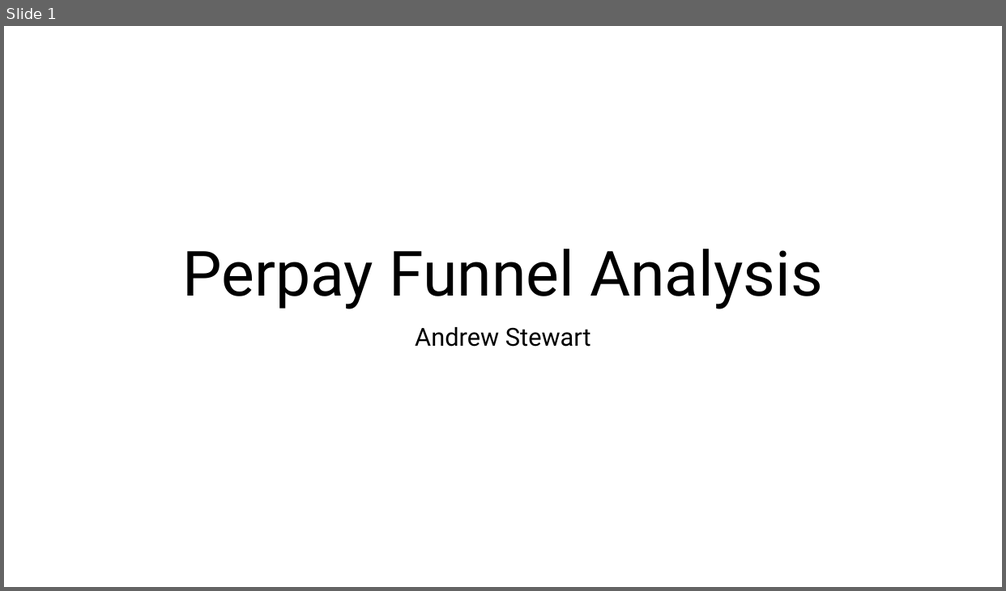
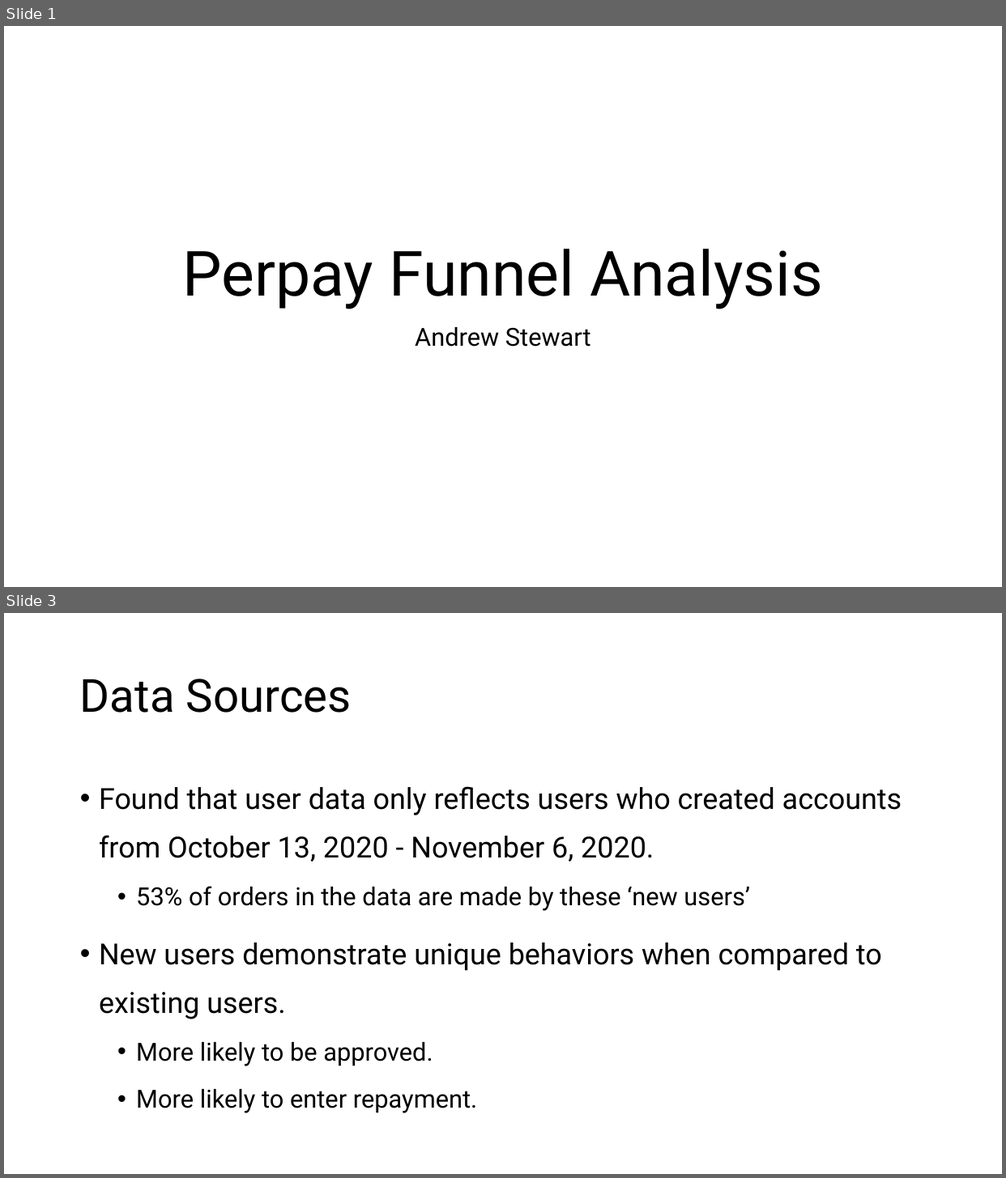
Before and after one commit to theroyalbob/perpay-final, a slide deck: Stewart-final-presentation.pptx. Shown one above the other, each under a label of ours: slide 1 before the commit, slides 1 and 3 after it; the slides between them are not shown. The pictures are 1006x591 and 1006x1178 pixels, drawn with LibreOffice and Linux fonts; fonts in the diff are those of the drawing. Boxes give left, top, right and bottom in pixels: in the first picture for what was removed or moved away, otherwise in the second. Text is boxed around its words. In the diff, an @@ line names an element or a change of style, - is before the commit and + after.

```diff
--- a/Stewart-final-presentation.pptx
+++ b/Stewart-final-presentation.pptx
@@ slide 3 added at (4,613,1002,1174), background #FFFFFF @@
@@ title added at (80,679,351,713), 44 pt, text #000000 @@
+Data Sources
@@ text added at (99,786,901,1114), 28 pt, text #000000 @@
+• Found that user data only reflects users who created accounts from October 13, 2020 - November 6, 2020.
+  • 53% of orders in the data are made by these ‘new users’
+• New users demonstrate unique behaviors when compared to existing users.
+  • More likely to be approved.
+  • More likely to enter repayment.
```
Also in this commit, not shown: 16 other slides added.
